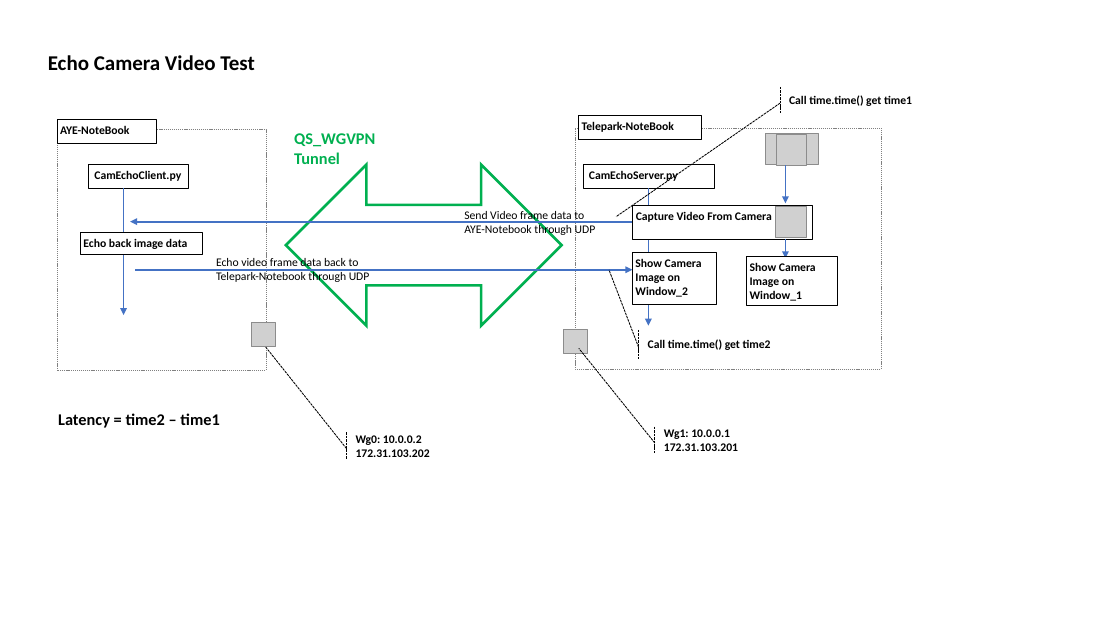
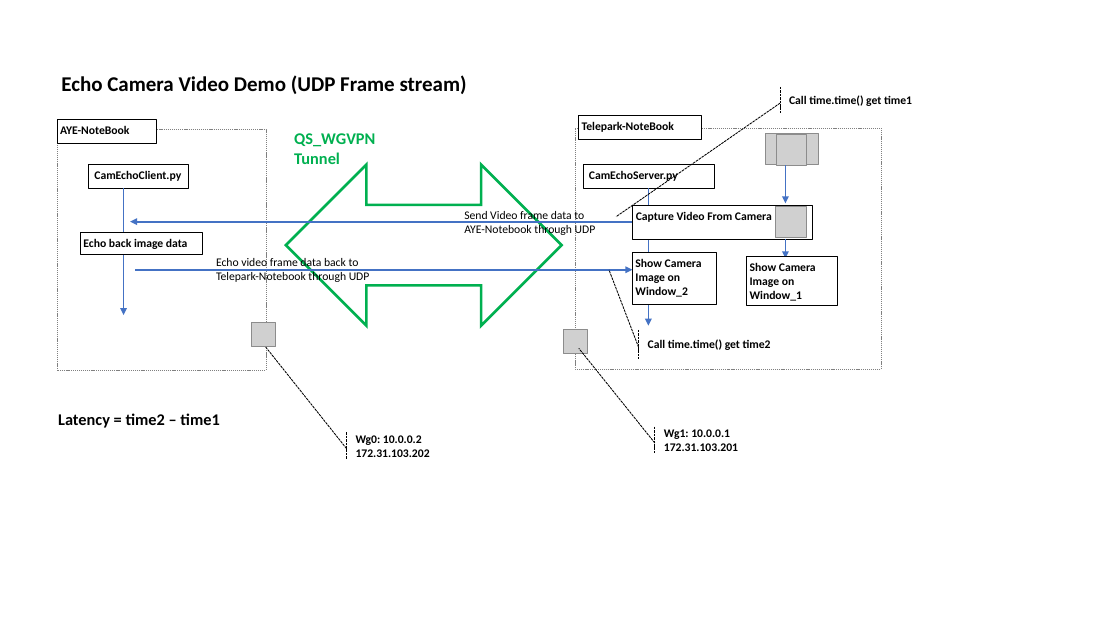
Before and after one commit to LiuYuancheng/VideoTestPrograms, a slide deck: slide 4 of videoSrc/videoDiagram.pptx (slide 3 before the commit). Drawn at 1120x630 pixels with LibreOffice and Linux fonts; fonts in the diff are those of the drawing; grey boxes stand for pictures. Boxes give left, top, right and bottom in pixels: in the first picture for what was removed or moved away, otherwise in the second. Text is boxed around its words. In the diff, an @@ line names an element or a change of style, - is before the commit and + after.

```diff
--- a/videoSrc/videoDiagram.pptx
+++ b/videoSrc/videoDiagram.pptx
@@ text at <box>61,75,467,94</box>: text changed @@
-Echo Camera Video Test
+Echo Camera Video Demo (UDP Frame stream)
```
Also in this commit, not shown: 1 other slide changed, 1 slide added.
